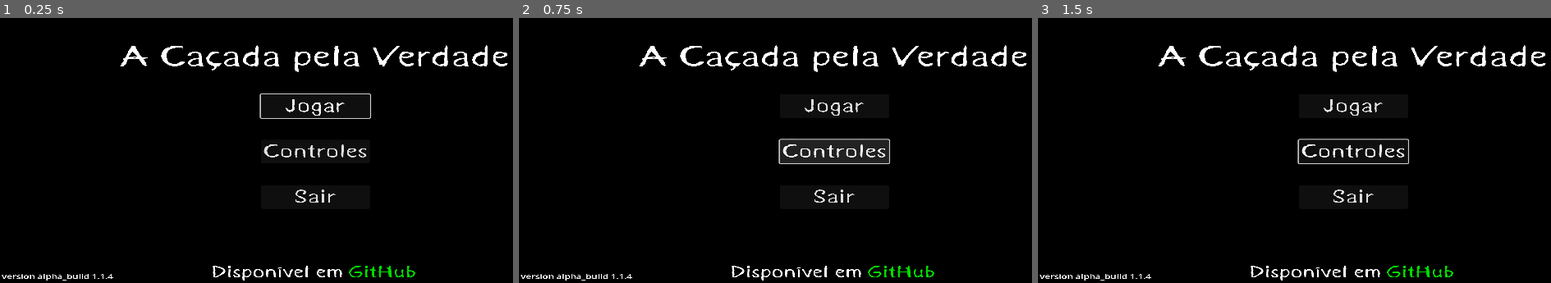
Above: before the commit, frames 1-3 (left to right).
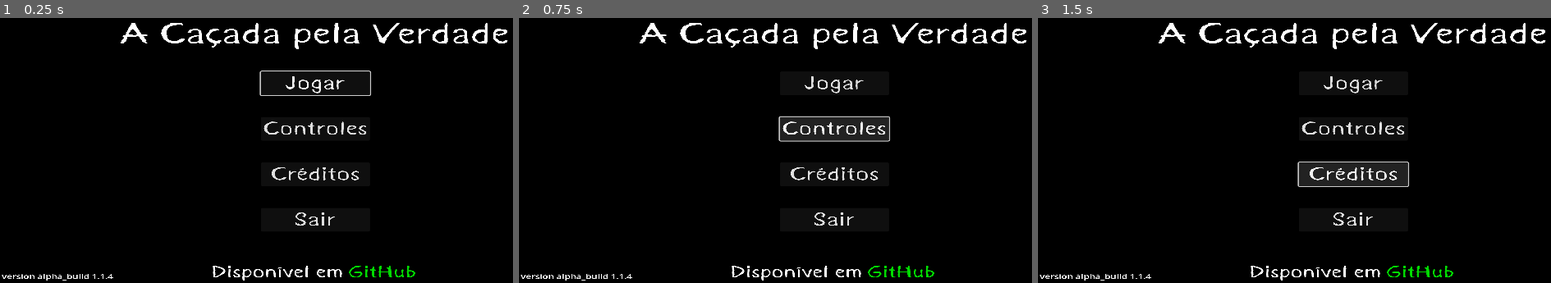
Above: after the commit, the same moments.

Repository: TechnoDark-ti/Projeto-CA-ADA-PELA-VERDADE
Game: Godot game, scene res://cenas/menu/menu_main.tscn
Same seed, same stepped clock (60 frames per second), same inputs: the game is played once before the commit and once after it. This scene is started directly instead of the project's main scene.
Inputs (mouse positions are in pixels of both pictures, inside the frame that each line leads up to):
- Up to frame 1 (0.25 s): no input
- Up to frame 2 (0.75 s): click "Controles" at 0.5 s
- Up to frame 3 (1.5 s): click (1350, 174) at 1.25 s, where only the run after the commit has a clickable "Créditos"

The runs differ from the first frame. In frame 1, 5.1% of the frame differs, in the area x 23-100%, y 1-79%; in frame 2, 7.9%; in frame 3, 6.4%.

Commit message:
Update menu_main.tscn
Bug corrigido nos botões

Diff:
--- a/cenas/menu/menu_main.tscn
+++ b/cenas/menu/menu_main.tscn
@@ -93,20 +93,27 @@
 theme_override_constants/separation = 50
 alignment = 1
 
-[node name="Play" type="Button" parent="MainContainer/HContainer/VContainer" groups=["button"]]
+[node name="Play" type="Button" parent="MainContainer/HContainer/VContainer"]
 layout_mode = 2
 theme_override_fonts/font = ExtResource("2_qesau")
 theme_override_font_sizes/font_size = 43
 text = "Jogar"
 
-[node name="Controles" type="Button" parent="MainContainer/HContainer/VContainer" groups=["button"]]
+[node name="Controles" type="Button" parent="MainContainer/HContainer/VContainer"]
 layout_mode = 2
 theme_override_fonts/font = ExtResource("2_qesau")
 theme_override_font_sizes/font_size = 43
 text = "Controles
 "
 
-[node name="Exit" type="Button" parent="MainContainer/HContainer/VContainer" groups=["button"]]
+[node name="Créditos" type="Button" parent="MainContainer/HContainer/VContainer"]
+layout_mode = 2
+theme_override_fonts/font = ExtResource("2_qesau")
+theme_override_font_sizes/font_size = 43
+text = "Créditos
+"
+
+[node name="Exit" type="Button" parent="MainContainer/HContainer/VContainer"]
 layout_mode = 2
 theme_override_fonts/font = ExtResource("2_qesau")
 theme_override_font_sizes/font_size = 43
@@ -119,3 +126,8 @@
 offset_right = 193.813
 offset_bottom = 717.28
 text = "version alpha_build 1.1.4"
+
+[connection signal="pressed" from="MainContainer/HContainer/VContainer/Play" to="." method="_on_play_pressed"]
+[connection signal="pressed" from="MainContainer/HContainer/VContainer/Controles" to="." method="_on_controles_pressed"]
+[connection signal="pressed" from="MainContainer/HContainer/VContainer/Créditos" to="." method="_on_créditos_pressed"]
+[connection signal="pressed" from="MainContainer/HContainer/VContainer/Exit" to="." method="_on_exit_pressed"]
